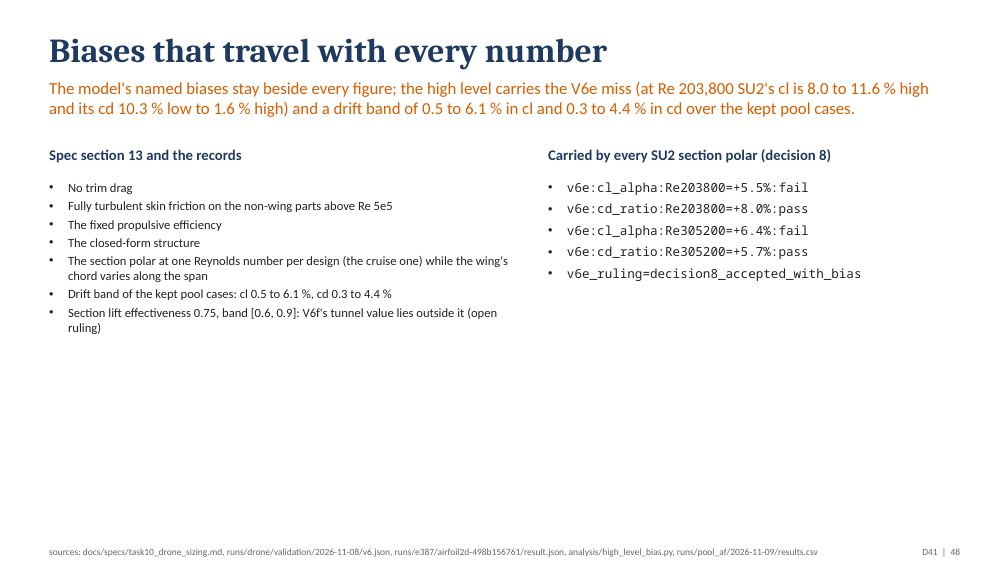
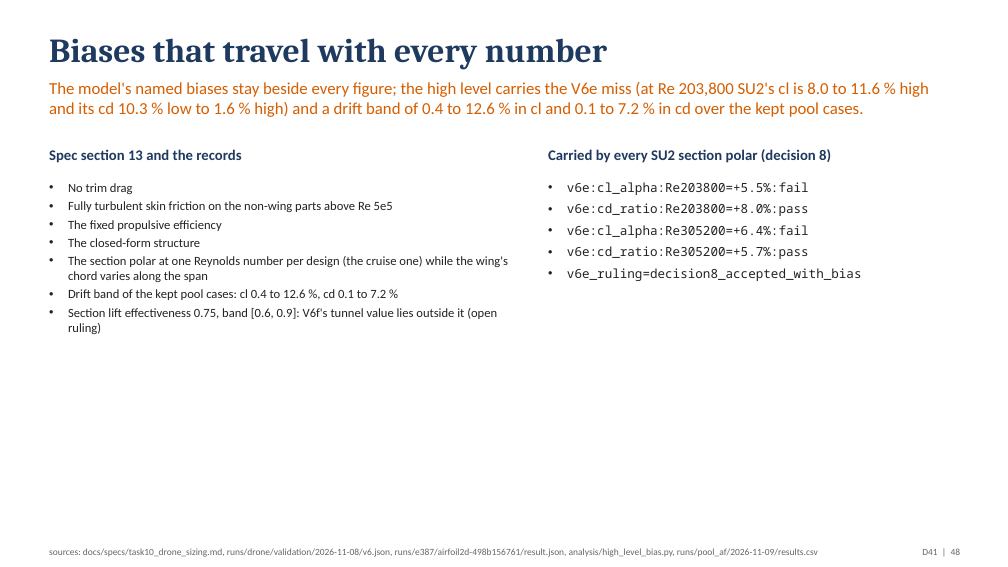
Before and after one commit to emarinhoss/ai-engineering, a slide deck: slide 48 of docs/talk/deck_drone.pptx. Drawn at 1008x567 pixels with LibreOffice and Linux fonts; fonts in the diff are those of the drawing. Boxes give left, top, right and bottom in pixels: in the first picture for what was removed or moved away, otherwise in the second. Text is boxed around its words. In the diff, an @@ line names an element or a change of style, - is before the commit and + after.

```diff
--- a/docs/talk/deck_drone.pptx
+++ b/docs/talk/deck_drone.pptx
@@ text at (49, 82, 929, 117): text changed @@
-The model's named biases stay beside every figure; the high level carries the V6e miss (at Re 203,800 SU2's cl is 8.0 to 11.6 % high and its cd 10.3 % low to 1.6 % high) and a drift band of 0.5 to 6.1 % in cl and 0.3 to 4.4 % in cd over the kept pool cases.
+The model's named biases stay beside every figure; the high level carries the V6e miss (at Re 203,800 SU2's cl is 8.0 to 11.6 % high and its cd 10.3 % low to 1.6 % high) and a drift band of 0.4 to 12.6 % in cl and 0.1 to 7.2 % in cd over the kept pool cases.
@@ text at (68, 289, 386, 300): text changed @@
-• Drift band of the kept pool cases: cl 0.5 to 6.1 %, cd 0.3 to 4.4 %
+• Drift band of the kept pool cases: cl 0.4 to 12.6 %, cd 0.1 to 7.2 %
```
Also in this commit, not shown: 13 other slides changed, 7 other files.
